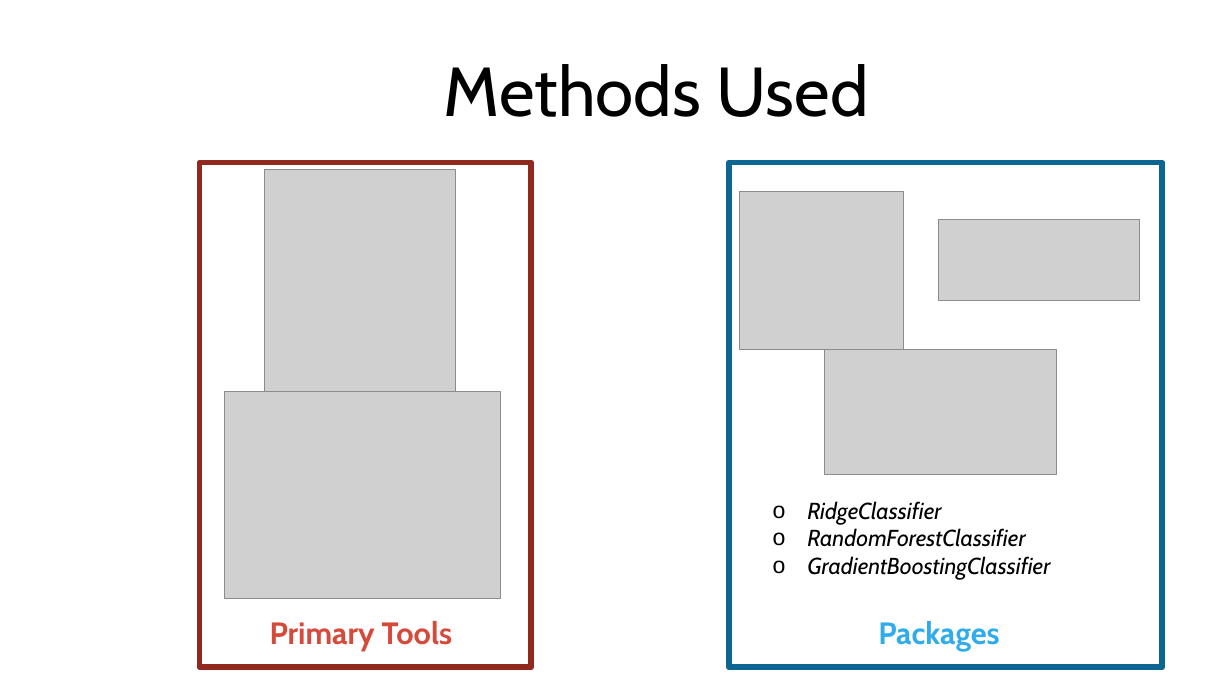
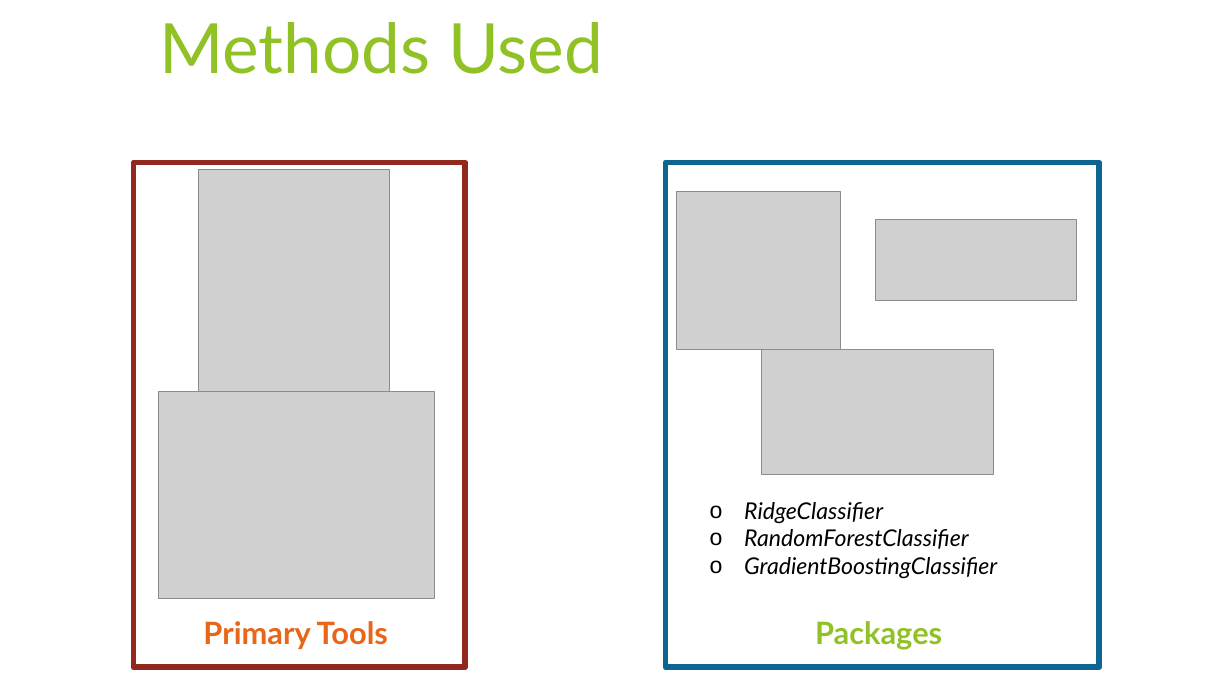
Before and after one commit to NB094/lighthouse-data-notes, a slide deck: slide 5 of Week_7/Day_4/Miniproject 4.pptx. Drawn at 1232x693 pixels with LibreOffice and Linux fonts; fonts in the diff are those of the drawing; grey boxes stand for pictures; background and template pictures are left out. Boxes give left, top, right and bottom in pixels: in the first picture for what was removed or moved away, otherwise in the second. Text is boxed around its words. In the diff, an @@ line names an element or a change of style, - is before the commit and + after.

```diff
--- a/Week_7/Day_4/Miniproject 4.pptx
+++ b/Week_7/Day_4/Miniproject 4.pptx
@@ rectangle: place and size @@
-rectangle at box(0, 0, 1222, 693)
+rectangle at box(0, 0, 1232, 693)
@@ title "Methods Used" at box(159, 22, 603, 74): font Cabin to Lato, text colour #000000 to #90C226; alignment centre to left; vertical alignment middle to top @@
@@ 3 pictures, 2 texts, 2 rectangles: place and size @@
-3 pictures, 2 texts, 2 rectangles at box(200, 163, 1163, 667)
+3 pictures, 2 texts, 2 rectangles at box(133, 163, 1099, 667)
@@ 2 pictures, 1 text: place and size @@
-2 pictures, 1 text at box(739, 191, 1056, 580)
+2 pictures, 1 text at box(677, 191, 997, 579)
@@ text "RidgeClassifier" at box(744, 502, 997, 579): font Cabin to Lato @@
@@ text "Primary Tools" at box(203, 621, 388, 649): font Cabin to Lato, text colour #D64A3B to #E76618 @@
@@ text "Packages" at box(815, 621, 942, 650): font Cabin to Lato, text colour #30ACEC to #90C226 @@
```
Also in this commit, not shown: 6 other slides changed, 2 slides added, 2 slides removed, 4 other files.
